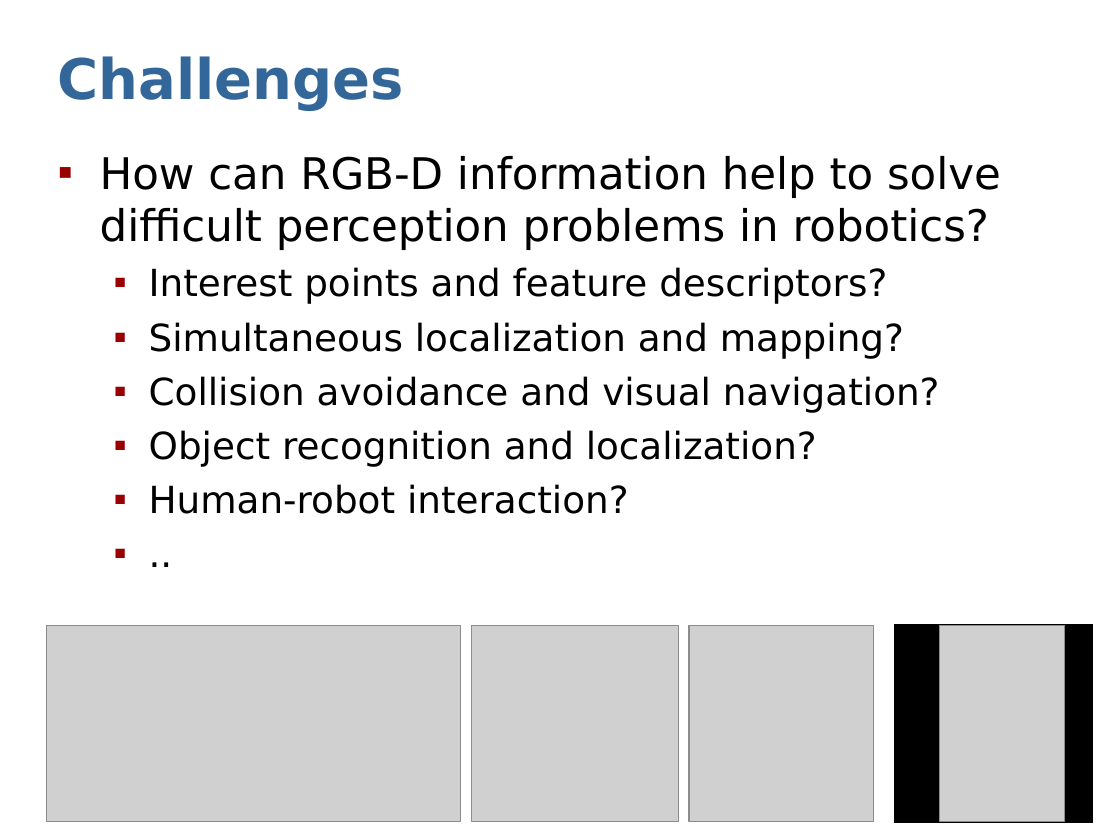
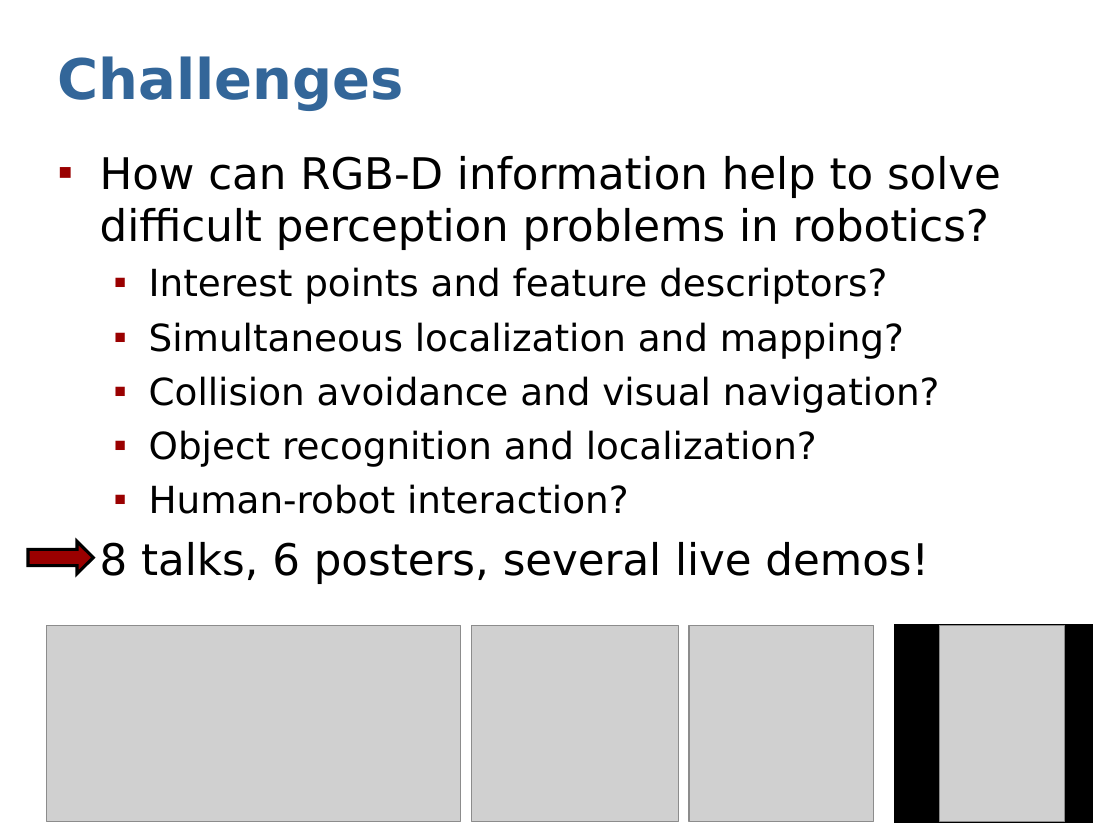
Before and after one commit to dejanpan/rgbd2011, a slide deck: slide 6 of presentations/sturm11rgbd-intro.ppt. Drawn at 1120x840 pixels with LibreOffice and Linux fonts; fonts in the diff are those of the drawing; grey boxes stand for pictures. Boxes give left, top, right and bottom in pixels: in the first picture for what was removed or moved away, otherwise in the second. Text is boxed around its words. In the diff, an @@ line names an element or a change of style, - is before the commit and + after.

```diff
--- a/presentations/sturm11rgbd-intro.ppt
+++ b/presentations/sturm11rgbd-intro.ppt
@@ right arrow added at <box>28,541,93,573</box>, fill #9A0000, outline #000000 2.01 pt @@
@@ text at <box>100,542,928,584</box>: text changed; size 24 to 28 pt @@
-  ▪ ..
+▪ 8 talks, 6 posters, several live demos!
```
Also in this commit, not shown: 1 other file.
